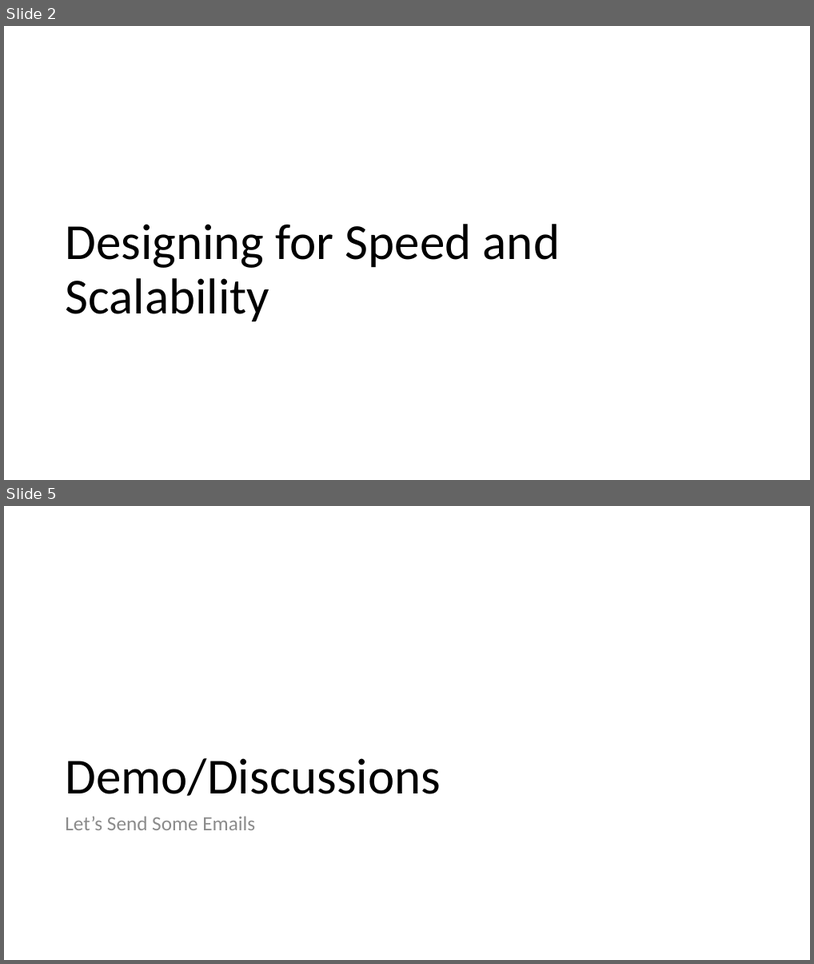
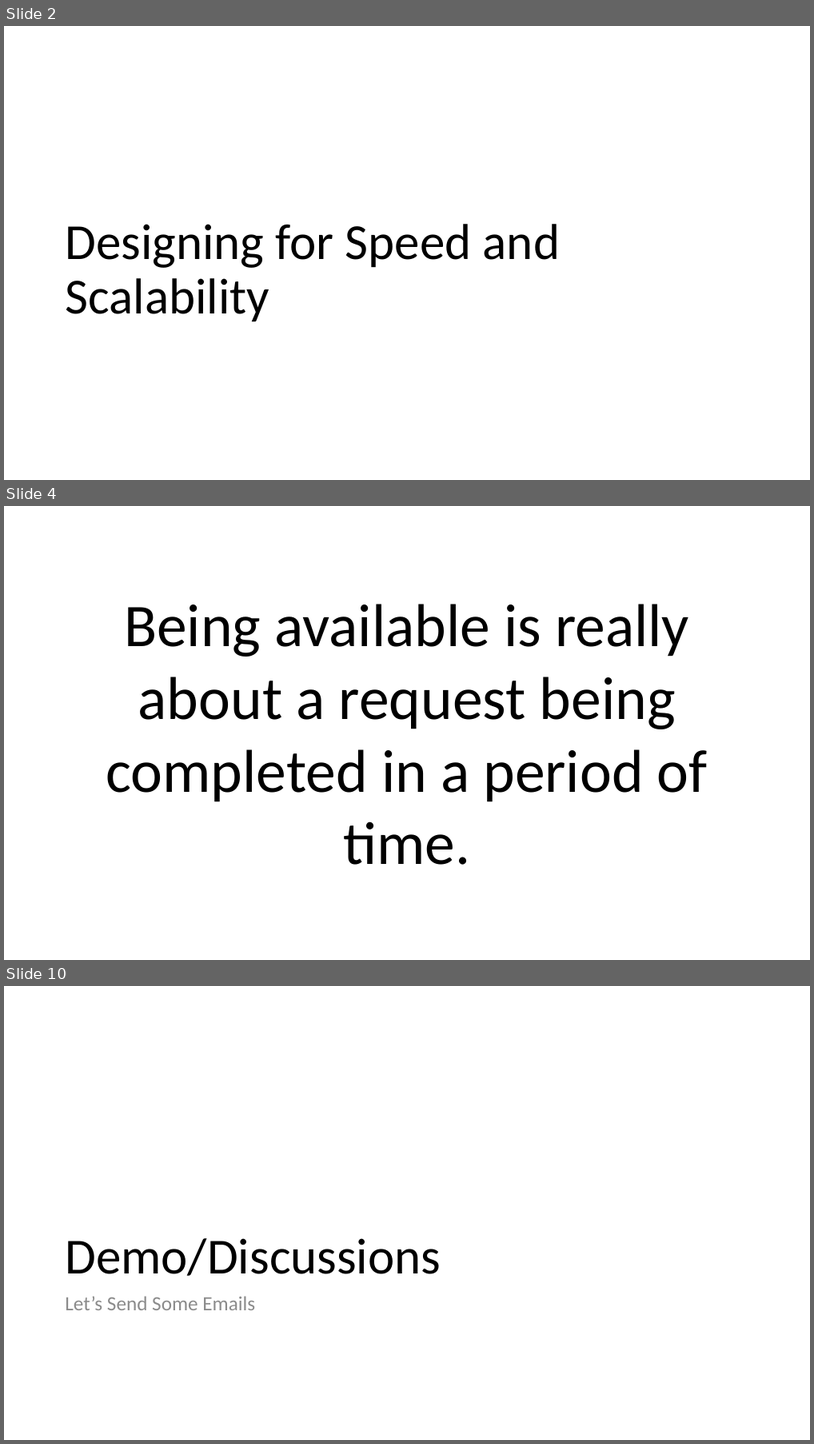
Before and after one commit to 1kevgriff/Workshop-ASPNETCore-Liftoff, a slide deck: Slides/02_DesignForSpeed.pptx. Shown one above the other, each under a label of ours: slides 2 and 5 before the commit, slides 2, 4 and 10 after it; the slides between them are not shown. The pictures are 814x964 and 814x1444 pixels, drawn with LibreOffice and Linux fonts; fonts in the diff are those of the drawing. Boxes give left, top, right and bottom in pixels: in the first picture for what was removed or moved away, otherwise in the second. Text is boxed around its words. In the diff, an @@ line names an element or a change of style, - is before the commit and + after.

```diff
--- a/Slides/02_DesignForSpeed.pptx
+++ b/Slides/02_DesignForSpeed.pptx
@@ slide 4 added at [4,506,810,960], background #FFFFFF @@
@@ text added at [106,604,708,864], 72 pt, text #000000 @@
+Being available is really about a request being completed in a period of time.
@@ what was slide 5 is now slide 10 @@
```
Also in this commit, not shown: 2 slides changed, 15 other slides added, 4 slides removed, 6 other files.
